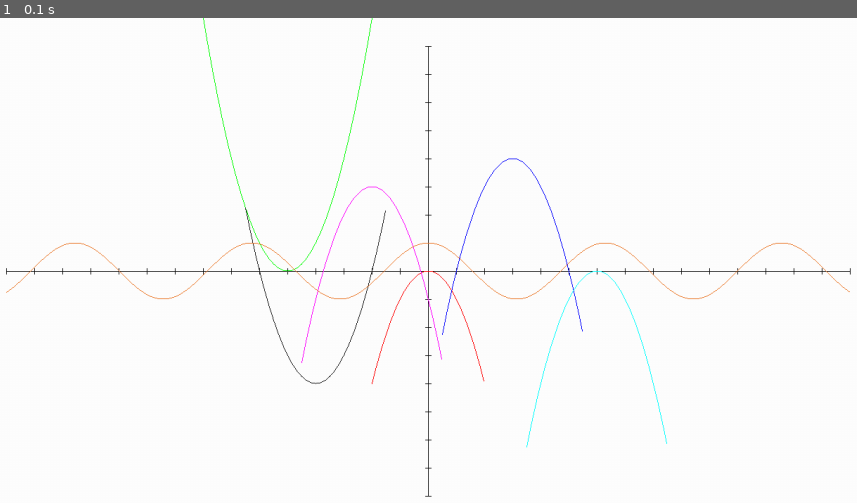
Above: before the commit, frame 1.
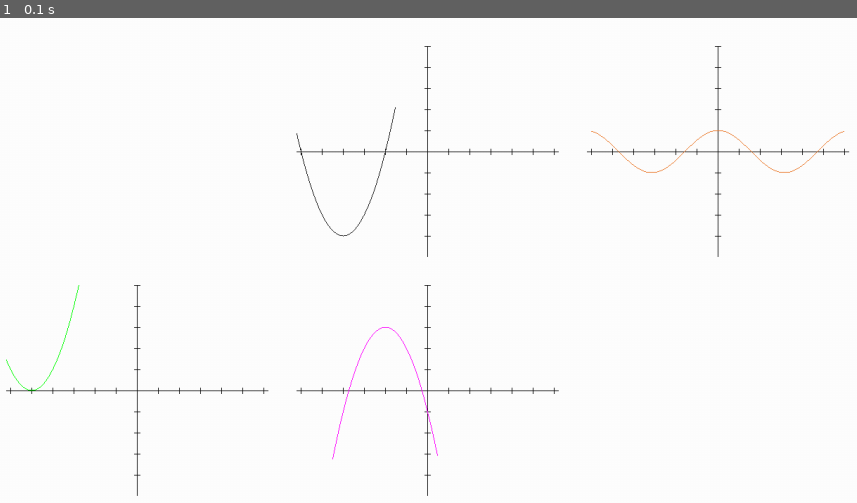
Above: after the commit, the same moment.

Repository: S1riyS/pygame-graph
Game: pygame game, started from run.py
Same seed, same stepped clock (60 frames per second), same inputs: the game is played once before the commit and once after it.
Inputs:
- Up to frame 1 (0.1 s): no input

The runs differ from the first frame. In frame 1, 2.8% of the frame differs, in the area x 0-100%, y 0-99%.

Commit message:
REWORK: system completely reworked

Diff:
--- /dev/null
+++ b/app/__init__.py
@@ -0,0 +1,71 @@
+import typing as t
+
+import pygame
+from pygame.math import Vector2
+
+from config import Config
+from app.graph import Graph
+from app.grid import Grid
+
+
+class Function(t.NamedTuple):
+    function: t.Callable
+    left_x: t.Optional[float] = None
+    right_x: t.Optional[float] = None
+
+
+class Application:
+    def __init__(self, functions: t.Iterable[Function], initial_scale: int):
+        pygame.init()
+        self.functions = functions
+        self.graph_scale = initial_scale
+
+        self.WIDTH = Config.WINDOW_WIDTH
+        self.HEIGHT = Config.WINDOW_HEIGHT
+        self.COLORS = (
+            pygame.Color(255, 0, 0),
+            pygame.Color(0, 255, 0),
+            pygame.Color(0, 0, 255),
+            pygame.Color(25, 25, 25),
+            pygame.Color(255, 0, 255),
+            pygame.Color(0, 255, 255),
+            pygame.Color(236, 123, 45),
+            pygame.Color(35, 35, 35),
+            pygame.Color(123, 123, 123),
+        )
+
+        self.screen = pygame.display.set_mode((self.WIDTH, self.HEIGHT))
+        self.running = True
+
+        pygame.display.set_caption('Pygame graph')
+
+        self.grid = Grid()
+
+    def run(self) -> None:
+        while self.running:
+            self.screen.fill(Config.WHITE)
+
+            for event in pygame.event.get():
+                if event.type == pygame.QUIT:
+                    self.running = False
+
+                # if event.type == pygame.MOUSEBUTTONDOWN:
+                #     if event.button == 4:
+                #         self.graph_scale += Config.ZOOM_VALUE
+                #     elif event.button == 5:
+                #         self.graph_scale -= Config.ZOOM_VALUE
+
+            for index, (function, color) in enumerate(zip(self.functions, self.COLORS)):
+                # print(function.left_x, function.right_x, color)
+                surface = pygame.Surface((self.grid.graph_width, self.grid.graph_height), pygame.SRCALPHA)
+                graph = Graph(surface=surface, function=function, color=color)
+                graph.render()
+
+                row = (index + 1) // Config.ROWS
+                column = Config.COLUMNS - (Config.COLUMNS - (index + 1) % Config.COLUMNS) % Config.COLUMNS
+                print(row, column)
+                self.screen.blit(graph.surface, self.grid.get_position(row, column))
+
+            pygame.display.flip()
+
+        pygame.quit()
--- /dev/null
+++ b/app/graph.py
@@ -0,0 +1,105 @@
+import typing as t
+
+import pygame
+from pygame.math import Vector2
+
+from config import Config
+from app.types import Function, GraphType
+
+
+class Graph:
+    def __init__(
+            self,
+            surface: pygame.Surface,
+            function: Function,
+            color: pygame.Color,
+            graph_type: GraphType = GraphType.CARTESIAN,
+            initial_scale: int = 30
+    ):
+
+        self.surface = surface
+        self.rect = self.surface.get_rect()
+
+        self.function = function
+        self.color = color
+        self.graph_type = graph_type
+        self.graph_scale = initial_scale
+
+        self.WIDTH = self.rect.width
+        self.HEIGHT = self.rect.height
+        self.GRAPH_CENTER = Vector2(self.WIDTH // 2, self.HEIGHT // 2)
+
+    def __normalize_graph_scale(self) -> None:
+        self.graph_scale = min(max(self.graph_scale, Config.MIN_ZOOM), Config.MAX_ZOOM)
+
+    def __draw_coordinate_plane(self) -> None:
+        # Drawing horizontal and vertical lines
+        pygame.draw.line(
+            self.surface,
+            Config.BLACK,
+            (0, self.GRAPH_CENTER.y),
+            (self.WIDTH, self.GRAPH_CENTER.y)
+        )
+        pygame.draw.line(
+            self.surface,
+            Config.BLACK,
+            (self.GRAPH_CENTER.x, 0),
+            (self.GRAPH_CENTER.x, self.HEIGHT)
+        )
+
+        # Drawing dividing strips on X axis
+        for strip_x in range(-1, self.WIDTH // self.graph_scale):
+            half_width = self.WIDTH // 2
+            strip_x_offset = half_width - self.graph_scale * (half_width // self.graph_scale - 1)
+            strip_x_coordinate = strip_x * self.graph_scale + strip_x_offset
+
+            pygame.draw.line(
+                self.surface,
+                Config.BLACK,
+                (strip_x_coordinate, self.GRAPH_CENTER.y - Config.DIVIDING_STRIPE_WIDTH),
+                (strip_x_coordinate, self.GRAPH_CENTER.y + Config.DIVIDING_STRIPE_WIDTH)
+            )
+
+        # Drawing dividing strips on Y axis
+        for strip_y in range(-1, self.HEIGHT // self.graph_scale):
+            half_height = self.HEIGHT // 2
+            strip_y_offset = half_height - self.graph_scale * (half_height // self.graph_scale - 1)
+            strip_y_coordinate = strip_y * self.graph_scale + strip_y_offset
+
+            pygame.draw.line(
+                self.surface,
+                Config.BLACK,
+                (self.GRAPH_CENTER.x - Config.DIVIDING_STRIPE_WIDTH, strip_y_coordinate),
+                (self.GRAPH_CENTER.x + Config.DIVIDING_STRIPE_WIDTH, strip_y_coordinate),
+            )
+
+    def __draw_function(self) -> None:
+        """Draws graph of given function"""
+        previous_dot_position = None
+
+        if self.graph_type == GraphType.CARTESIAN:
+            if self.function.left_x and self.function.right_x:
+                left_border = round(self.function.left_x * self.graph_scale)
+                right_border = round(self.function.right_x * self.graph_scale)
+            else:
+                half_width = self.WIDTH // 2
+                left_border = -self.graph_scale * (half_width // self.graph_scale)
+                right_border = self.graph_scale * (half_width // self.graph_scale)
+
+            for x in range(left_border, right_border):
+                try:
+                    graph_dot_offset = Vector2(x, -self.function.function(x / self.graph_scale) * self.graph_scale)
+                    current_dot_position = self.GRAPH_CENTER + graph_dot_offset
+
+                    if previous_dot_position:
+                        pygame.draw.line(self.surface, self.color, previous_dot_position, current_dot_position, 1)
+
+                    previous_dot_position = current_dot_position
+
+                except (ValueError, ZeroDivisionError):
+                    pass
+
+    def render(self):
+        self.__normalize_graph_scale()
+        self.__draw_coordinate_plane()
+        self.__draw_function()
--- /dev/null
+++ b/app/grid.py
@@ -0,0 +1,17 @@
+from pygame.math import Vector2
+
+from config import Config
+
+
+class Grid:
+    def __init__(self):
+        self.rows = Config.ROWS
+        self.columns = Config.COLUMNS
+        self.graph_width = (Config.WINDOW_WIDTH - (self.columns + 1) * Config.GRAPHS_PADDING) // self.columns
+        self.graph_height = (Config.WINDOW_HEIGHT - (self.rows + 1) * Config.GRAPHS_PADDING) // self.rows
+
+    def get_position(self, row: int, column: int) -> Vector2:
+        x = row * Config.GRAPHS_PADDING + (row - 1) * self.graph_width
+        y = column * Config.GRAPHS_PADDING + (column - 1) * self.graph_height
+
+        return Vector2(x, y)
--- /dev/null
+++ b/app/types.py
@@ -0,0 +1,13 @@
+import typing as t
+from enum import Enum
+
+
+class Function(t.NamedTuple):
+    function: t.Callable
+    left_x: t.Optional[float] = None
+    right_x: t.Optional[float] = None
+
+
+class GraphType(str, Enum):
+    CARTESIAN = 'CARTESIAN'
+    POLAR = 'POLAR'
--- a/config.py
+++ b/config.py
@@ -6,8 +6,11 @@
     BLACK = (15, 15, 15)
     RED = (255, 0, 0)
 
-    DIVIDING_STRIPES_OFFSET = 40
-    DIVIDING_STRIPES_WIDTH = 4
+    GRAPHS_PADDING = 40
+    DIVIDING_STRIPE_WIDTH = 4
+
+    ROWS = 2
+    COLUMNS = 3
 
     MIN_ZOOM = 20
     MAX_ZOOM = 400
--- a/main.py
+++ /dev/null
@@ -1,130 +0,0 @@
-import typing as t
-
-import pygame
-from pygame.math import Vector2
-
-from config import Config
-
-
-class Function(t.NamedTuple):
-    function: t.Callable
-    left_x: t.Optional[float] = None
-    right_x: t.Optional[float] = None
-
-
-class PygameGraph:
-    def __init__(self, functions: t.Iterable[Function], initial_scale: int):
-        pygame.init()
-        self.functions = functions
-        self.graph_scale = initial_scale
-
-        self.WIDTH = Config.WINDOW_WIDTH
-        self.HEIGHT = Config.WINDOW_HEIGHT
-        self.GRAPH_CENTER = Vector2(self.WIDTH // 2, self.HEIGHT // 2)
-        self.COLORS = (
-            pygame.Color(255, 0, 0),
-            pygame.Color(0, 255, 0),
-            pygame.Color(0, 0, 255),
-            pygame.Color(25, 25, 25),
-            pygame.Color(255, 0, 255),
-            pygame.Color(0, 255, 255),
-            pygame.Color(236, 123, 45),
-            pygame.Color(35, 35, 35),
-            pygame.Color(123, 123, 123),
-        )
-
-        self.screen = pygame.display.set_mode((self.WIDTH, self.HEIGHT))
-        self.running = True
-
-        pygame.display.set_caption('Pygame graph')
-
-    def run(self) -> None:
-        while self.running:
-            self.screen.fill(Config.WHITE)
-
-            for event in pygame.event.get():
-                if event.type == pygame.QUIT:
-                    self.running = False
-
-                if event.type == pygame.MOUSEBUTTONDOWN:
-                    if event.button == 4:
-                        self.graph_scale += Config.ZOOM_VALUE
-                    elif event.button == 5:
-                        self.graph_scale -= Config.ZOOM_VALUE
-
-            self.__normalize_graph_scale()
-            self.__draw_coordinate_plane()
-            for function, color in zip(self.functions, self.COLORS):
-                self.__draw_function(function, color)
-
-            pygame.display.flip()
-
-        pygame.quit()
-
-    def __normalize_graph_scale(self) -> None:
-        self.graph_scale = min(max(self.graph_scale, Config.MIN_ZOOM), Config.MAX_ZOOM)
-
-    def __draw_coordinate_plane(self) -> None:
-        # Drawing horizontal and vertical lines
-        pygame.draw.line(
-            self.screen,
-            Config.BLACK,
-            (Config.DIVIDING_STRIPES_OFFSET, self.GRAPH_CENTER.y),
-            (self.WIDTH - Config.DIVIDING_STRIPES_OFFSET, self.GRAPH_CENTER.y)
-        )
-        pygame.draw.line(
-            self.screen,
-            Config.BLACK,
-            (self.GRAPH_CENTER.x, Config.DIVIDING_STRIPES_OFFSET),
-            (self.GRAPH_CENTER.x, self.HEIGHT - Config.DIVIDING_STRIPES_OFFSET)
-        )
-
-        # Drawing dividing strips on X axis
-        for strip_x in range(-1, (self.WIDTH - 2 * Config.DIVIDING_STRIPES_OFFSET) // self.graph_scale):
-            half_width = (self.WIDTH - 2 * Config.DIVIDING_STRIPES_OFFSET) // 2
-            strip_x_offset = half_width - self.graph_scale * (half_width // self.graph_scale - 1)
-            strip_x_coordinate = Config.DIVIDING_STRIPES_OFFSET + strip_x * self.graph_scale + strip_x_offset
-
-            pygame.draw.line(
-                self.screen,
-                Config.BLACK,
-                (strip_x_coordinate, self.GRAPH_CENTER.y - Config.DIVIDING_STRIPES_WIDTH),
-                (strip_x_coordinate, self.GRAPH_CENTER.y + Config.DIVIDING_STRIPES_WIDTH)
-            )
-
-        # Drawing dividing strips on Y axis
-        for strip_y in range(-1, (self.HEIGHT - 2 * Config.DIVIDING_STRIPES_OFFSET) // self.graph_scale):
-            half_height = (self.HEIGHT - 2 * Config.DIVIDING_STRIPES_OFFSET) // 2
-            strip_y_offset = half_height - self.graph_scale * (half_height // self.graph_scale - 1)
-            strip_y_coordinate = Config.DIVIDING_STRIPES_OFFSET + strip_y * self.graph_scale + strip_y_offset
-
-            pygame.draw.line(
-                self.screen,
-                Config.BLACK,
-                (self.GRAPH_CENTER.x - Config.DIVIDING_STRIPES_WIDTH, strip_y_coordinate),
-                (self.GRAPH_CENTER.x + Config.DIVIDING_STRIPES_WIDTH, strip_y_coordinate),
-            )
-
-    def __draw_function(self, function: Function, color: pygame.Color) -> None:
-        """Draws graph of given function"""
-        previous_dot_position = None
-        if function.left_x and function.right_x:
-            left_border = round(function.left_x * self.graph_scale)
-            right_border = round(function.right_x * self.graph_scale)
-        else:
-            half_width = ((self.WIDTH - 2 * Config.DIVIDING_STRIPES_OFFSET) // 2)
-            left_border = -self.graph_scale * (half_width // self.graph_scale)
-            right_border = self.graph_scale * (half_width // self.graph_scale)
-
-        for x in range(left_border, right_border):
-            try:
-                graph_dot_offset = Vector2(x, -function.function(x / self.graph_scale) * self.graph_scale)
-                current_dot_position = self.GRAPH_CENTER + graph_dot_offset
-
-                if previous_dot_position:
-                    if abs(previous_dot_position.y - current_dot_position.y) < self.HEIGHT:
-                        pygame.draw.line(self.screen, color, previous_dot_position, current_dot_position, 1)
-
-                previous_dot_position = current_dot_position
-            except (ValueError, ZeroDivisionError):
-                pass
--- a/run.py
+++ b/run.py
@@ -1,6 +1,7 @@
 import math
 
-from main import PygameGraph, Function
+from app import Application
+from app.types import Function
 
 FUNCTIONS = (
     Function(function=lambda x: -x ** 2, left_x=-2, right_x=2),
@@ -13,5 +14,5 @@
 )
 
 if __name__ == '__main__':
-    app = PygameGraph(functions=FUNCTIONS, initial_scale=40)
+    app = Application(functions=FUNCTIONS, initial_scale=40)
     app.run()
